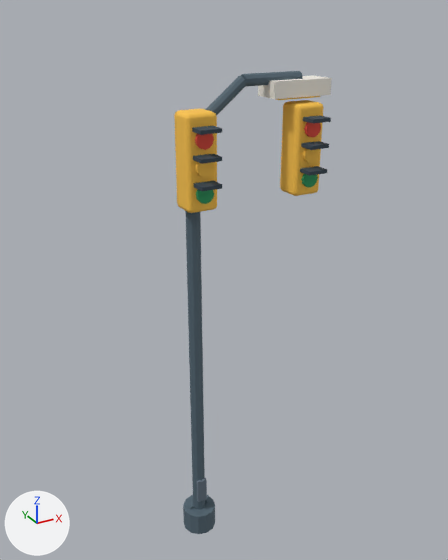
The Blender file assets-source/traffic.blend: old version first, new version second.
The view is the same before and after, from a 50 mm camera at (-1.11, -2.3, 2.54) aimed at (0.21, 0.1, 1.34). The axes (+X, +Y, +Z) are drawn at lower left. The lights are the same throughout. The picture after the commit comes second.

Objects in the first picture: 'foot', 'lamp diffuser', 'lamp housing', 'signal sun visor' and 3 more.
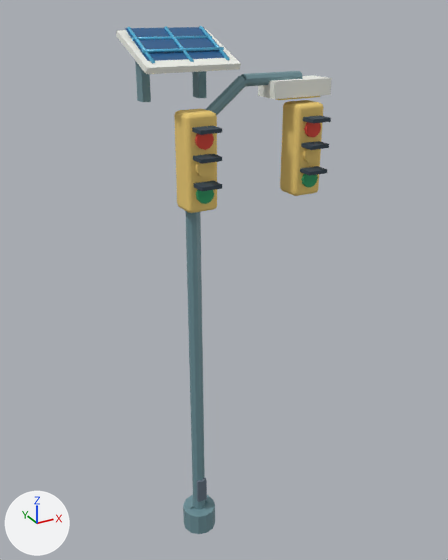
Where the newer file only moved an object's origin or applied its transform, the numbers keep the older frame.

Edits to the bpy script that builds the scene:
```text
Change mat_eco_metal:
    mat_eco_metal.base_color: (0.0844, 0.13, 0.165) -> (0.159, 0.287, 0.323)  # dark blue #526571 -> cyan #6f929a
Change mat_eco_signal:
    mat_eco_signal.base_color: (1.0, 0.565, 0.0704) -> (0.88, 0.624, 0.178)  # orange #ffc64b -> yellow #f1cf75
Add mat_eco_glass:
    mat_eco_glass = principled_material('eco.glass')
    mat_eco_glass.base_color = (0.0908, 0.468, 0.708)  # cyan #55b6db
    mat_eco_glass.roughness = 0.3
Add mat_eco_solar:
    mat_eco_solar = principled_material('eco.solar')
    mat_eco_solar.base_color = (0.0176, 0.109, 0.279)  # blue #245d90
    mat_eco_solar.roughness = 0.4
Change me_cilindro_198:
    used by ob_foot; location = (0.0, 0.0, 0.0)
    remove me_cilindro_198.from_pydata(...)  # 116 vertices, 70 faces; spans x -0.09..0.52, y -0.09..0.09, z 0.0..2.3
    add me_cilindro_198.from_pydata(...)  # 132 vertices, 82 faces; spans x -0.15..0.52, y -0.09..0.2, z 0.0..2.43
    me_cilindro_198 part 1: a new loose piece, a box spanning x -0.146..-0.111, y 0.145..0.205, z 2.19..2.43, in mat_eco_metal (cyan #6f929a)
    me_cilindro_198 part 2: a new loose piece, a box spanning x 0.111..0.146, y 0.145..0.205, z 2.19..2.43, in mat_eco_metal (cyan #6f929a)
Change me_cubo_1840:
    used by ob_lamp_housing; location = (0.5, 0.0, 2.23)
    verts and faces of me_cubo_1840; kept vertices keep their numbers, new ones are numbered from 8
    remove me_cubo_1840.from_pydata(...)  # 8 vertices, 6 faces; spans x -0.145..0.145, y -0.065..0.065, z -0.035..0.035
    add me_cubo_1840.from_pydata(...)  # 16 vertices, 12 faces; spans x -0.7..0.145, y -0.065..0.259, z -0.035..0.23
    me_cubo_1840 part 3
    add verts[8] = (-0.7, -0.05, 0.11)  # pixel (146, 67)
    add verts[9] = (-0.7, 0.25, 0.23)  # pixel (116, 30)
    add verts[10] = (-0.7, -0.041, 0.087)  # pixel (146, 74)
    add verts[11] = (-0.7, 0.259, 0.207)  # pixel (116, 36)
    add for new, old in zip([*range(12, 16)], [*range(8, 12)]): verts[new] = verts[old] + (0.4, 0.0, 0.0)
    add faces += [(8, 12, 13, 9), (10, 11, 15, 14), (8, 9, 11, 10), (8, 10, 14, 12), (12, 14, 15, 13), (9, 13, 15, 11)]
Add me_cilindro_563:
    me_cilindro_563.from_pydata(...)  # 60 vertices, 40 faces; spans x -0.175..0.175, y 2.123..2.141, z 0.999..1.265
    me_cilindro_563.materials.append(mat_eco_glass)  # cyan #55b6db
Add me_photovoltaic_cells_011:
    me_photovoltaic_cells_011.from_pydata([(-0.175, -0.025, 2.348), (0.175, -0.025, 2.348), (0.175, 0.225, 2.468), (-0.175, 0.225, 2.468)], [], [(0, 1, 2, 3)])
    me_photovoltaic_cells_011.materials.append(mat_eco_solar)  # blue #245d90
Add ob_solar_cell_division:
    ob_solar_cell_division = bpy.data.objects.new('solar cell division', me_cilindro_563)
    ob_solar_cell_division.location = (0.0, 0.0, 0.0)
    ob_solar_cell_division.rotation_euler = (1.124, 0.0, -3.142)  # degrees (64, 0, -180)
Add ob_photovoltaic_cells:
    ob_photovoltaic_cells = bpy.data.objects.new('photovoltaic cells', me_photovoltaic_cells_011)
    ob_photovoltaic_cells.location = (0.0, 0.0, 0.0)
```

Pixel boxes [x1, y1, x2, y2] of what changed, in the pictures (448 x 560 px):
'foot', recoloured, reshaped (40% wider): before [183, 71, 302, 534]; after [135, 61, 302, 534]
'lamp diffuser', recoloured (orange to yellow): [174, 100, 323, 213] in both
'lamp housing', reshaped (189% wider, 184% taller): before [258, 75, 332, 99]; after [116, 29, 332, 99]
'photovoltaic cells', added (blue): after [125, 27, 227, 61]
'solar cell division', added (cyan): after [127, 26, 230, 63]
part 1 of me_cilindro_198, added (cyan): after [135, 61, 151, 102]
part 2 of me_cilindro_198, added: after [192, 71, 206, 98]
part 3 of me_cubo_1840, added: after [116, 29, 241, 74]
